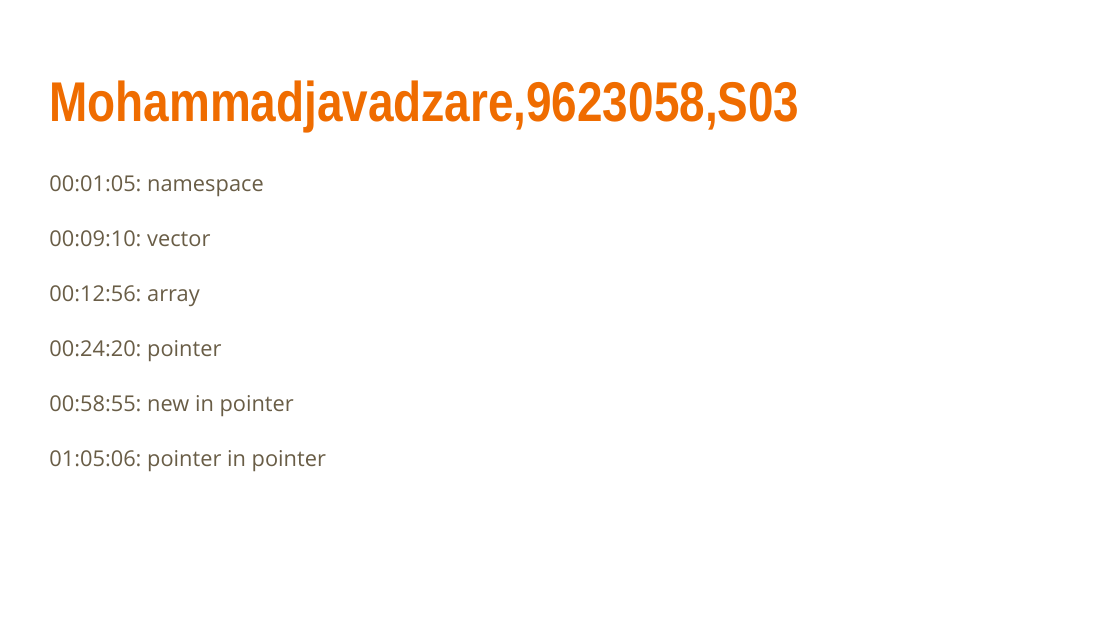
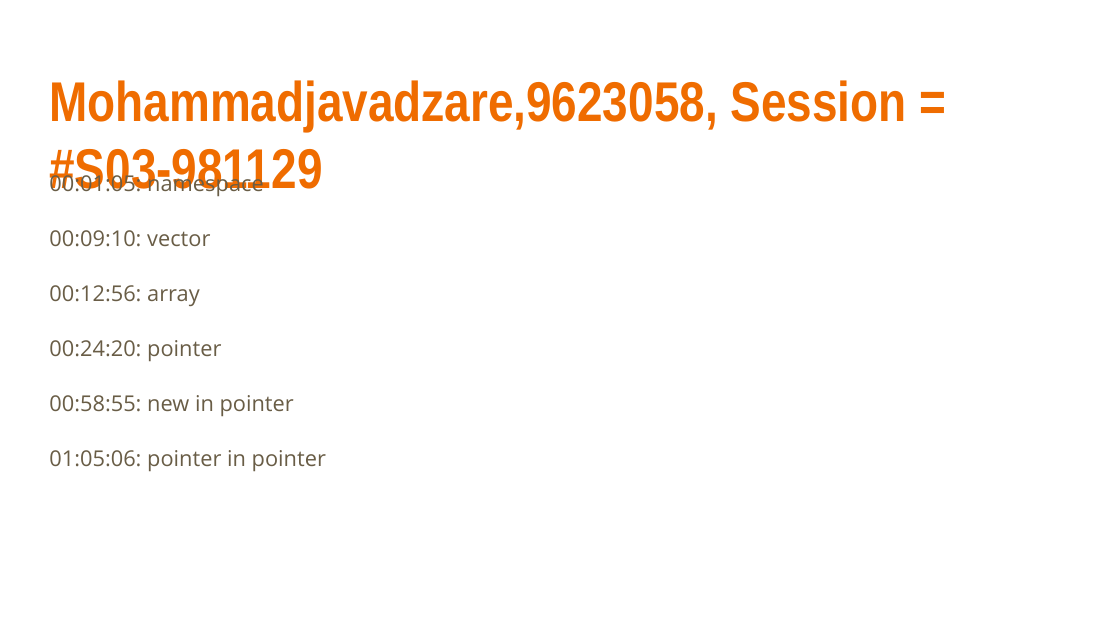
Before and after one commit to EE-AUT/Media-player, a slide deck: slide 4 of Tags/AP.pptx. Drawn at 1120x630 pixels with LibreOffice and Linux fonts; fonts in the diff are those of the drawing. Boxes give left, top, right and bottom in pixels: in the first picture for what was removed or moved away, otherwise in the second. Text is boxed around its words. In the diff, an @@ line names an element or a change of style, - is before the commit and + after.

```diff
--- a/Tags/AP.pptx
+++ b/Tags/AP.pptx
@@ title at bbox=[49, 80, 907, 197]: text changed @@
-Mohammadjavadzare,9623058,S03
+Mohammadjavadzare,9623058, Session = #S03-981129
```
Also in this commit, not shown: 19 other slides changed, 27 other files.
